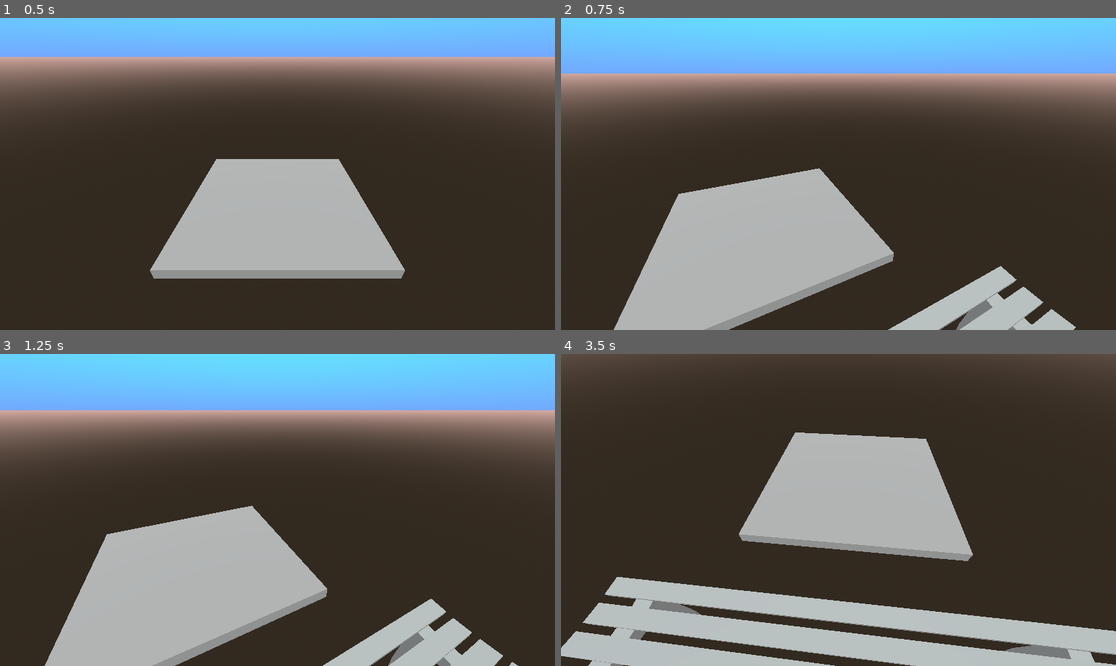
Above: before the commit, frames 1-4 (two rows, left to right).
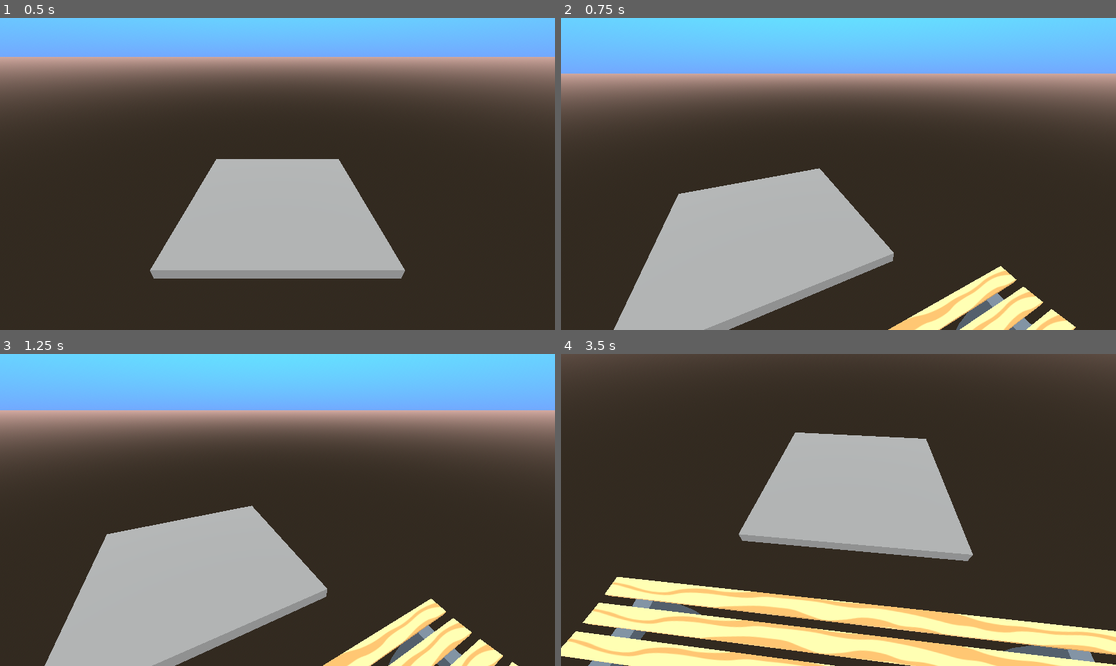
Above: after the commit, the same moments.

Repository: CE-Studio/gmtk2024
Game: Godot game, scene res://Scenes/game.tscn
Two runs of this game, one before a commit and one after it. Both use one fixed random seed, a clock stepped at 60 frames per second and the inputs below.
Inputs (mouse positions are in pixels of both pictures, inside the frame that each line leads up to):
- Up to frame 1 (0.5 s): no input
- Up to frame 2 (0.75 s): tap Enter at 0.5 s; move the mouse to (960, 158) at 0.52 s
- Up to frame 3 (1.25 s): no input
- Up to frame 4 (3.5 s): move the mouse to (727, 525) at 1.27 s; move the mouse to (894, 441) at 2.02 s; move the mouse to (810, 572) at 2.77 s

Frame 1 is identical in both runs. In frame 2, 3.1% of the frame differs, in the area x 58-93%, y 79-100%; in frame 3, 3.3%; in frame 4, 16%, in the area x 0-100%, y 71-100%.

Commit message:
Bench texture

Diff:
--- a/Scenes/game.tscn
+++ b/Scenes/game.tscn
@@ -1,8 +1,9 @@
-[gd_scene load_steps=7 format=3 uid="uid://dj2qkj8rk5w52"]
+[gd_scene load_steps=20 format=3 uid="uid://dj2qkj8rk5w52"]
 
 [ext_resource type="Script" path="res://Scripts/CameraTilt.gd" id="1_lhxop"]
-[ext_resource type="PackedScene" uid="uid://bf2sbpklqpo18" path="res://Scenes/buildplate.tscn" id="2_4vgq1"]
+[ext_resource type="PackedScene" path="res://Scenes/buildplate.tscn" id="2_4vgq1"]
 [ext_resource type="ArrayMesh" uid="uid://c30ixpvjiulrk" path="res://Models/bench.obj" id="3_07svr"]
+[ext_resource type="Texture2D" uid="uid://qvalf6acfkjb" path="res://Textures/BenchTexture.png" id="4_aedql"]
 
 [sub_resource type="ProceduralSkyMaterial" id="ProceduralSkyMaterial_hrbhv"]
 sky_top_color = Color(0.239216, 0.682353, 0.917647, 1)
@@ -22,6 +23,42 @@
 ambient_light_color = Color(0.85098, 0.85098, 0.85098, 1)
 ambient_light_sky_contribution = 0.0
 
+[sub_resource type="StandardMaterial3D" id="StandardMaterial3D_nsu47"]
+albedo_texture = ExtResource("4_aedql")
+
+[sub_resource type="StandardMaterial3D" id="StandardMaterial3D_3d3i5"]
+albedo_texture = ExtResource("4_aedql")
+
+[sub_resource type="StandardMaterial3D" id="StandardMaterial3D_x4uf7"]
+albedo_texture = ExtResource("4_aedql")
+
+[sub_resource type="StandardMaterial3D" id="StandardMaterial3D_eaxyp"]
+albedo_texture = ExtResource("4_aedql")
+
+[sub_resource type="StandardMaterial3D" id="StandardMaterial3D_ovtp8"]
+albedo_texture = ExtResource("4_aedql")
+
+[sub_resource type="StandardMaterial3D" id="StandardMaterial3D_ualou"]
+albedo_texture = ExtResource("4_aedql")
+
+[sub_resource type="StandardMaterial3D" id="StandardMaterial3D_q8cgm"]
+albedo_texture = ExtResource("4_aedql")
+
+[sub_resource type="StandardMaterial3D" id="StandardMaterial3D_yi16k"]
+albedo_texture = ExtResource("4_aedql")
+
+[sub_resource type="StandardMaterial3D" id="StandardMaterial3D_2scpk"]
+albedo_texture = ExtResource("4_aedql")
+
+[sub_resource type="StandardMaterial3D" id="StandardMaterial3D_68a8a"]
+albedo_texture = ExtResource("4_aedql")
+
+[sub_resource type="StandardMaterial3D" id="StandardMaterial3D_d1rbn"]
+albedo_texture = ExtResource("4_aedql")
+
+[sub_resource type="StandardMaterial3D" id="StandardMaterial3D_11oww"]
+albedo_texture = ExtResource("4_aedql")
+
 [node name="Game" type="Node3D"]
 
 [node name="WorldEnvironment" type="WorldEnvironment" parent="."]
@@ -39,3 +76,15 @@
 [node name="Bench" type="MeshInstance3D" parent="."]
 transform = Transform3D(6.12323e-17, 0, 1, 0, 1, 0, -1, 0, 6.12323e-17, 0, 0, 2)
 mesh = ExtResource("3_07svr")
+surface_material_override/0 = SubResource("StandardMaterial3D_nsu47")
+surface_material_override/1 = SubResource("StandardMaterial3D_3d3i5")
+surface_material_override/2 = SubResource("StandardMaterial3D_x4uf7")
+surface_material_override/3 = SubResource("StandardMaterial3D_eaxyp")
+surface_material_override/4 = SubResource("StandardMaterial3D_ovtp8")
+surface_material_override/5 = SubResource("StandardMaterial3D_ualou")
+surface_material_override/6 = SubResource("StandardMaterial3D_q8cgm")
+surface_material_override/7 = SubResource("StandardMaterial3D_yi16k")
+surface_material_override/8 = SubResource("StandardMaterial3D_2scpk")
+surface_material_override/9 = SubResource("StandardMaterial3D_68a8a")
+surface_material_override/10 = SubResource("StandardMaterial3D_d1rbn")
+surface_material_override/11 = SubResource("StandardMaterial3D_11oww")
Binary file added: Textures/BenchTexture.png
Not shown, added: Textures/BenchTexture.png.import
Binary file added: artassets/benchUV.png
